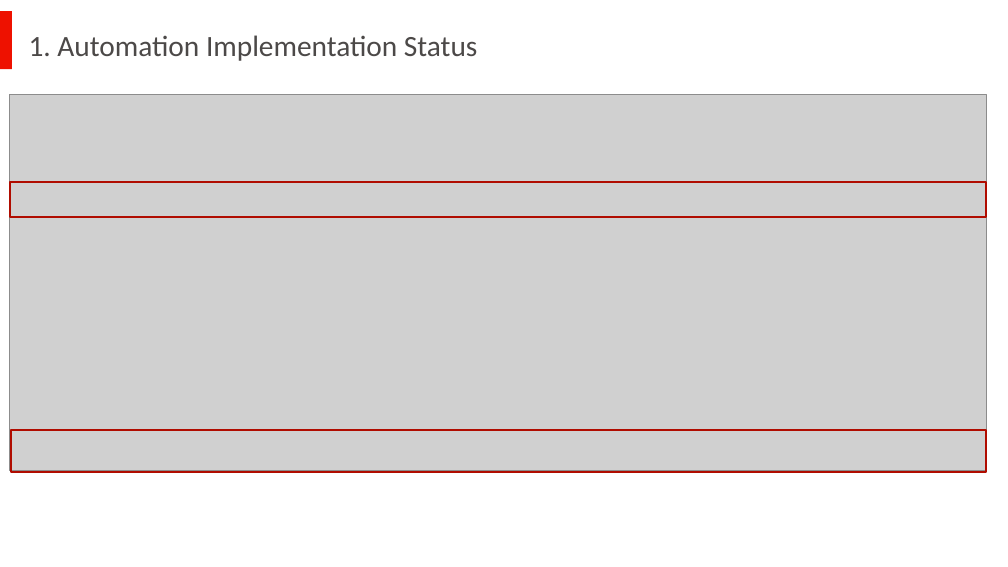
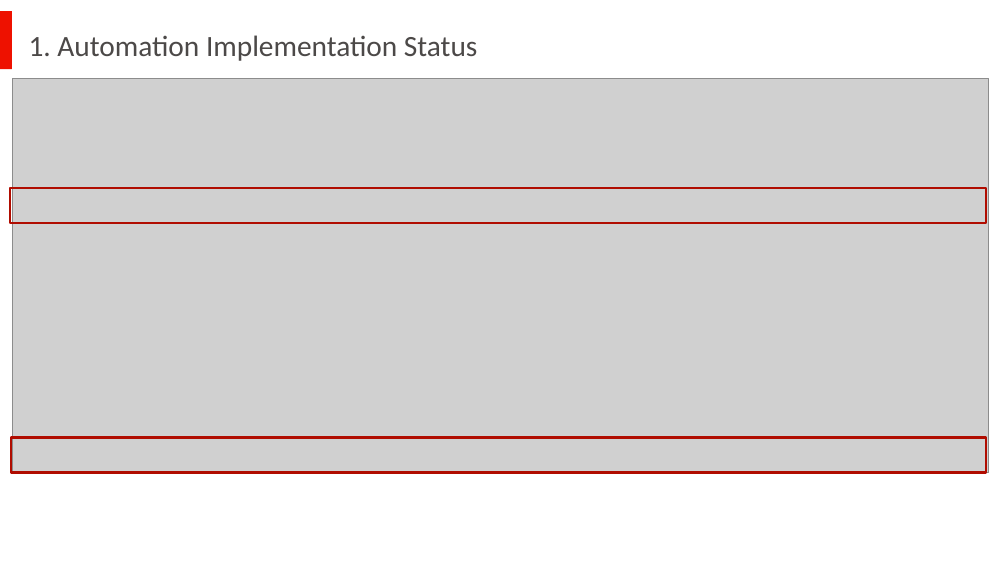
Before and after one commit to liliad1/takeda-doc, a slide deck: slide 1 of SCRM Automation Status_20200310_v1.5.pptx. Drawn at 1008x567 pixels with LibreOffice and Linux fonts; fonts in the diff are those of the drawing; grey boxes stand for pictures; background and template pictures are left out. Boxes give left, top, right and bottom in pixels: in the first picture for what was removed or moved away, otherwise in the second. Text is boxed around its words. In the diff, an @@ line names an element or a change of style, - is before the commit and + after.

Commit message:
updated

```diff
--- a/SCRM Automation Status_20200310_v1.5.pptx
+++ b/SCRM Automation Status_20200310_v1.5.pptx
@@ picture: place and size @@
-picture at bbox=[10, 95, 987, 471]
+picture at bbox=[12, 79, 988, 473]
@@ rectangle: place and size @@
-rectangle at bbox=[10, 182, 986, 217]
+rectangle at bbox=[10, 188, 986, 223]
@@ rectangle: place and size @@
-rectangle at bbox=[11, 430, 987, 473]
+rectangle at bbox=[11, 438, 987, 473]
```
Also in this commit, not shown: 2 other slides changed.
